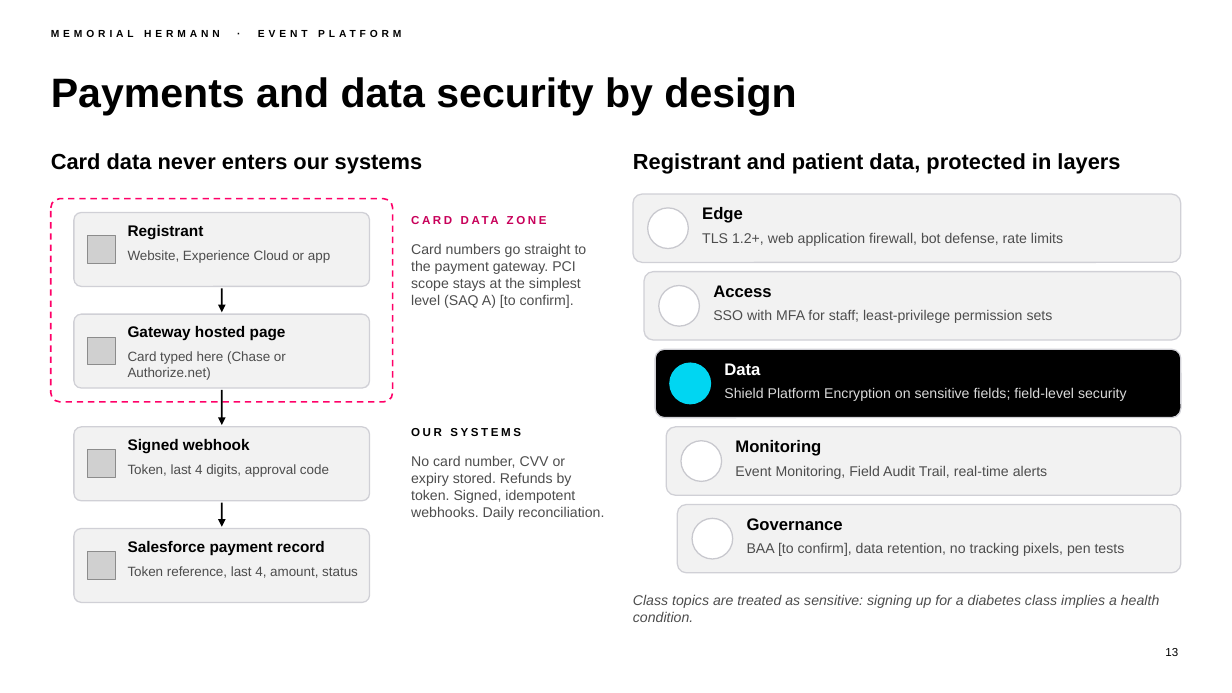
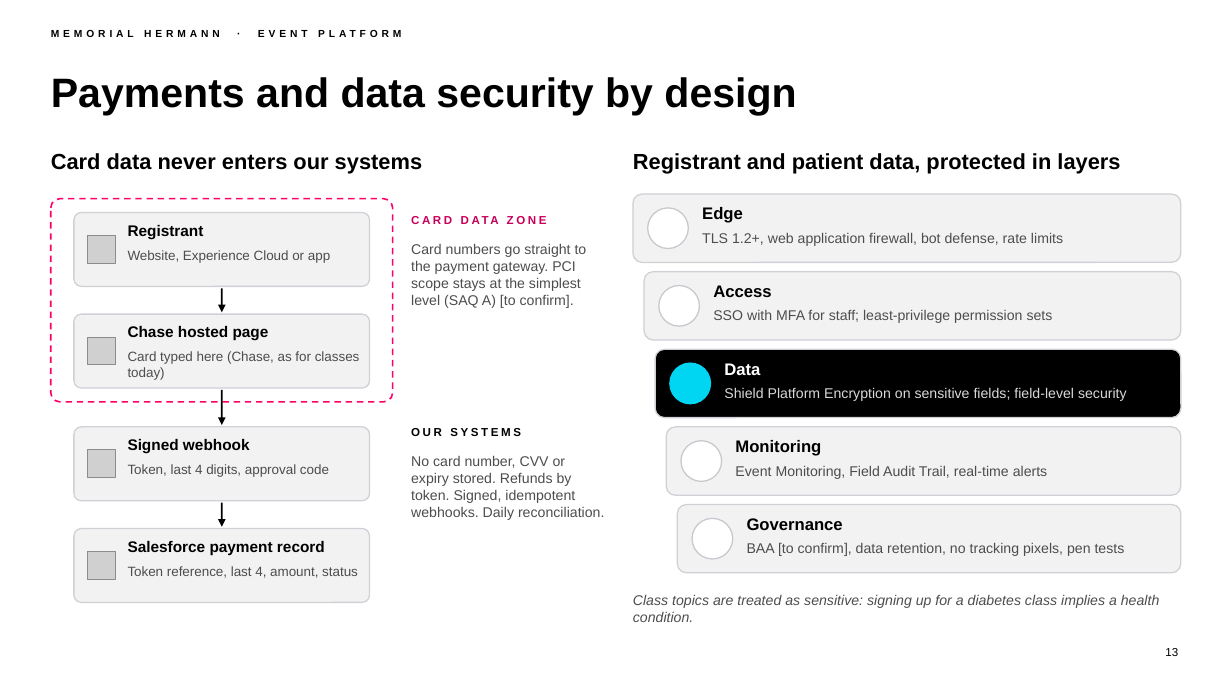
Before and after one commit to chintasurya/preSales_Memorial-hermann, a slide deck: slide 13 of deck/Memorial-Hermann-Event-Platform.pptx. Drawn at 1232x693 pixels with LibreOffice and Linux fonts; fonts in the diff are those of the drawing; grey boxes stand for pictures; background and template pictures are left out. Boxes give left, top, right and bottom in pixels: in the first picture for what was removed or moved away, otherwise in the second. Text is boxed around its words. In the diff, an @@ line names an element or a change of style, - is before the commit and + after.

```diff
--- a/deck/Memorial-Hermann-Event-Platform.pptx
+++ b/deck/Memorial-Hermann-Event-Platform.pptx
@@ text at box(128, 326, 269, 340): text changed @@
-Gateway hosted page
+Chase hosted page
@@ text at box(128, 351, 360, 380): text changed @@
-Card typed here (Chase or Authorize.net)
+Card typed here (Chase, as for classes today)
```
Also in this commit, not shown: 8 other slides changed, 12 other files.
